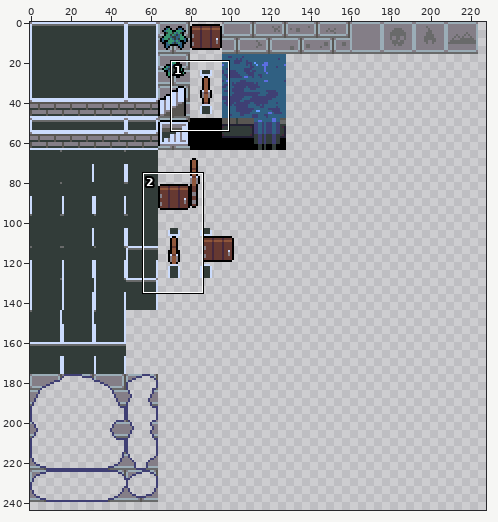
Sprite sheet: android/assets/sprites/tiles-1.png. The first picture is a wide view before the edit; the outline marks the close-up.
Close-up. Before:
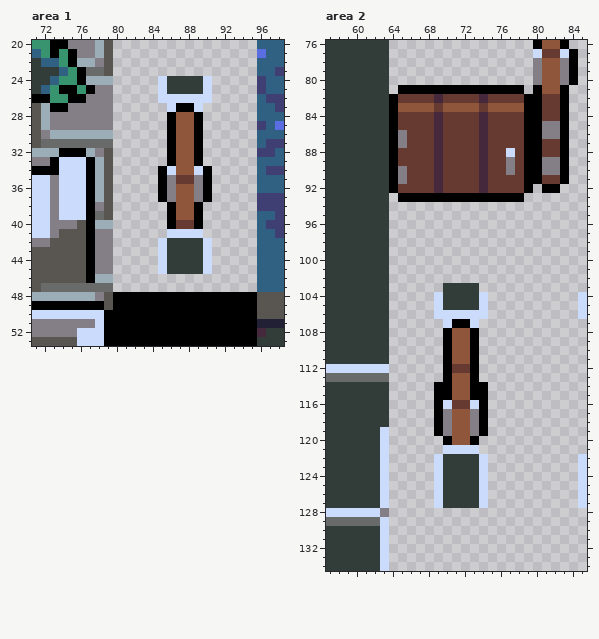
The file is 512x256 pixels. Shown: area 1: x 71..98, y 20..53; area 2: x 57..85, y 76..134. The wide view leaves out empty margins.
The result:
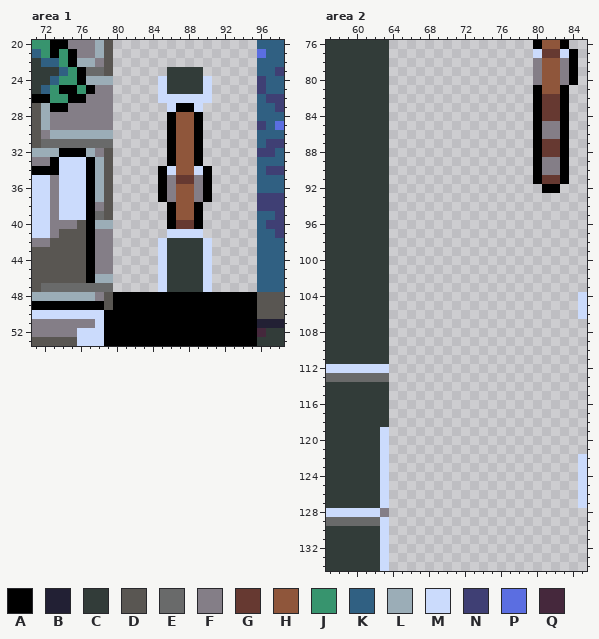
Palette (. is transparent): A #000000  B #222034  C #323c39  D #595652  E #696a6a  F #847e87  G #663931  H #8f563b  J #37946e  K #306082  L #9badb7  M #cbdbfc  N #3f3f74  P #5b6ee1  Q #45283c
What changed:
Area 1:
Colour C is added in row 23 at x 86 to 89; in rows 46 to 47 at x 86 to 89.
Colour M is added in rows 46 to 47 at x 85 and 90.
Area 2:
The edit erases colour A in row 81 at x 65 to 78; in rows 82 to 92 at x 64 and 79; in row 93 at x 65 to 78; in row 107 at x 71 to 72; in rows 108 to 113 at x 70 and 73; in rows 114 to 115 at x 69 to 70 and 73 to 74.
The edit erases colour A in rows 116 to 119 at x 69 and 74; in row 120 at x 70 and 73.
The edit erases colour C in rows 103 to 105 at x 70 to 73; in rows 122 to 127 at x 70 to 73.
The edit erases colour F in rows 86 to 87 at x 65; in row 89 at x 77; in row 90 at x 65 and 77; in row 91 at x 65; in rows 117 to 119 at x 70 and 73.
The edit erases colour G in row 82 at x 65 to 68, 70 to 73 and 75 to 78; in row 83 at x 69 and 74; in rows 84 to 85 at x 65 to 68, 70 to 73 and 75 to 78; in rows 86 to 87 at x 66 to 68, 70 to 73 and 75 to 78; in rows 88 to 89 at x 65 to 68, 70 to 73, 75 to 76 and 78; in row 90 at x 66 to 68, 70 to 73, 75 to 76 and 78.
The edit erases colour G in row 91 at x 66 to 68, 70 to 73 and 75 to 78; in row 92 at x 65 to 68, 70 to 73 and 75 to 78; in row 112 at x 71 to 72; in row 116 at x 71 to 72.
The edit erases colour H in row 83 at x 65 to 68, 70 to 73 and 75 to 78; in rows 108 to 111 at x 71 to 72; in rows 113 to 115 at x 71 to 72; in rows 117 to 120 at x 71 to 72.
The edit erases colour M in row 88 at x 77; in rows 104 to 105 at x 69 and 74; in row 106 at x 69 to 74; in row 107 at x 70 and 73; in row 116 at x 70 and 73; in row 121 at x 70 to 73.
The edit erases colour M in rows 122 to 127 at x 69 and 74.
The edit erases colour Q in row 82 at x 69 and 74; in rows 84 to 92 at x 69 and 74.
Where, in picture pixels (left, top, right, bottom), the same in both close-ups:
added: (167, 67, 203, 76)
added: (158, 274, 212, 292)
erased: (389, 85, 533, 202)
erased: (434, 283, 488, 508)
